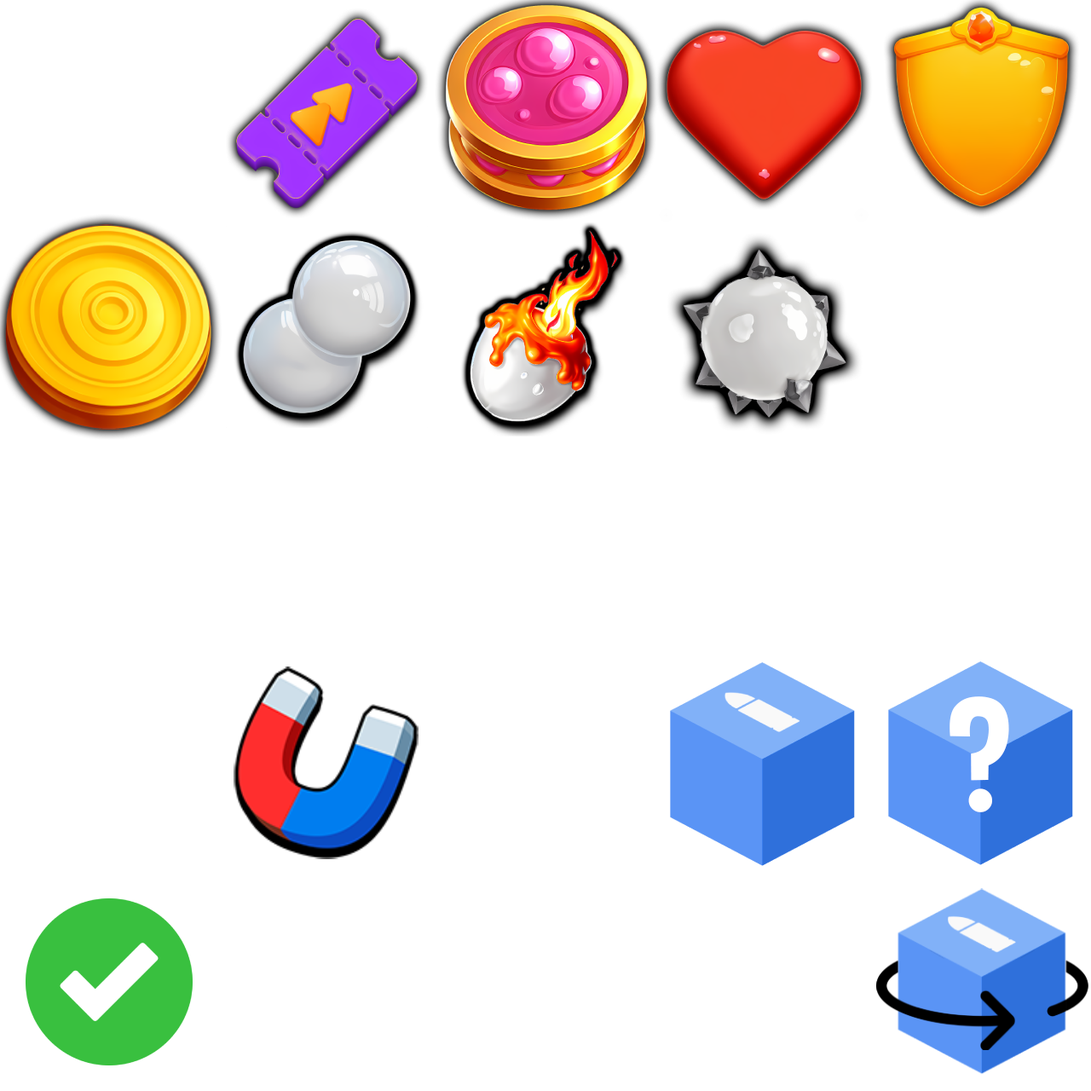
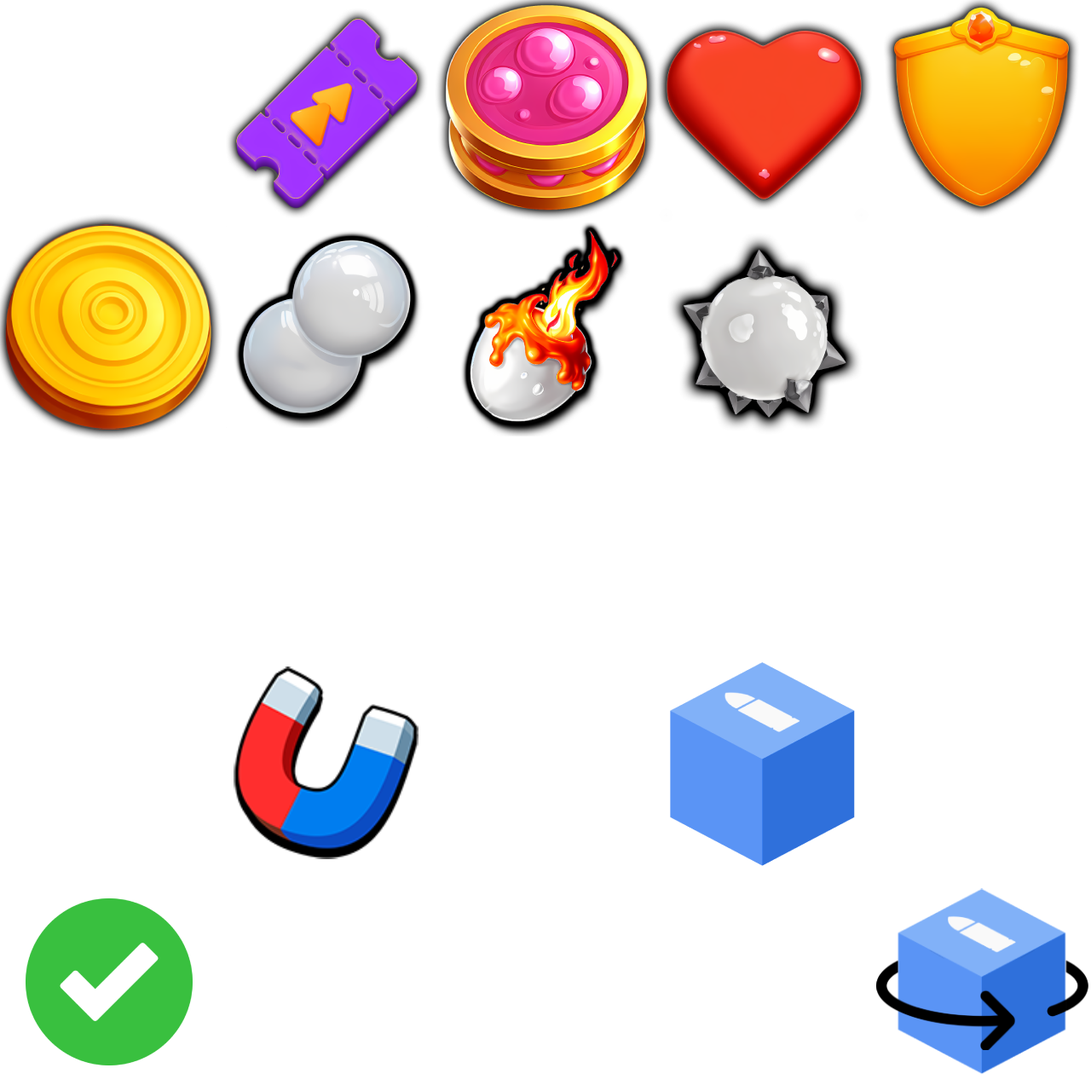
Revision of a layered w=1091, h=1091 image; what changed, layer by layer:
hid "?" over [949, 696, 1010, 813]
painted on "Layer 2" over [888, 660, 1074, 866]
removed layer "Cube copy" from group "Icons" over [888, 660, 1074, 866]
